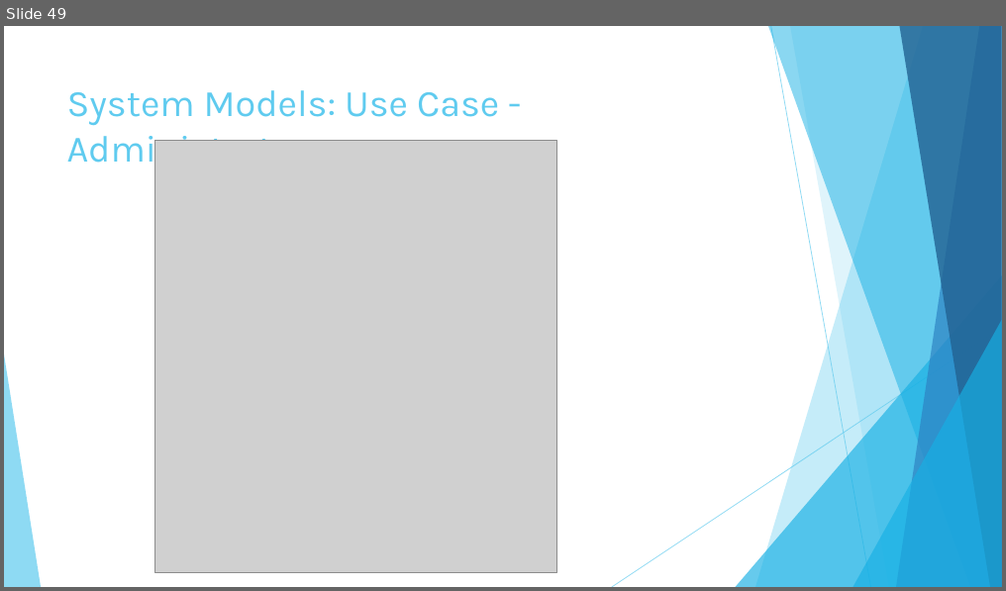
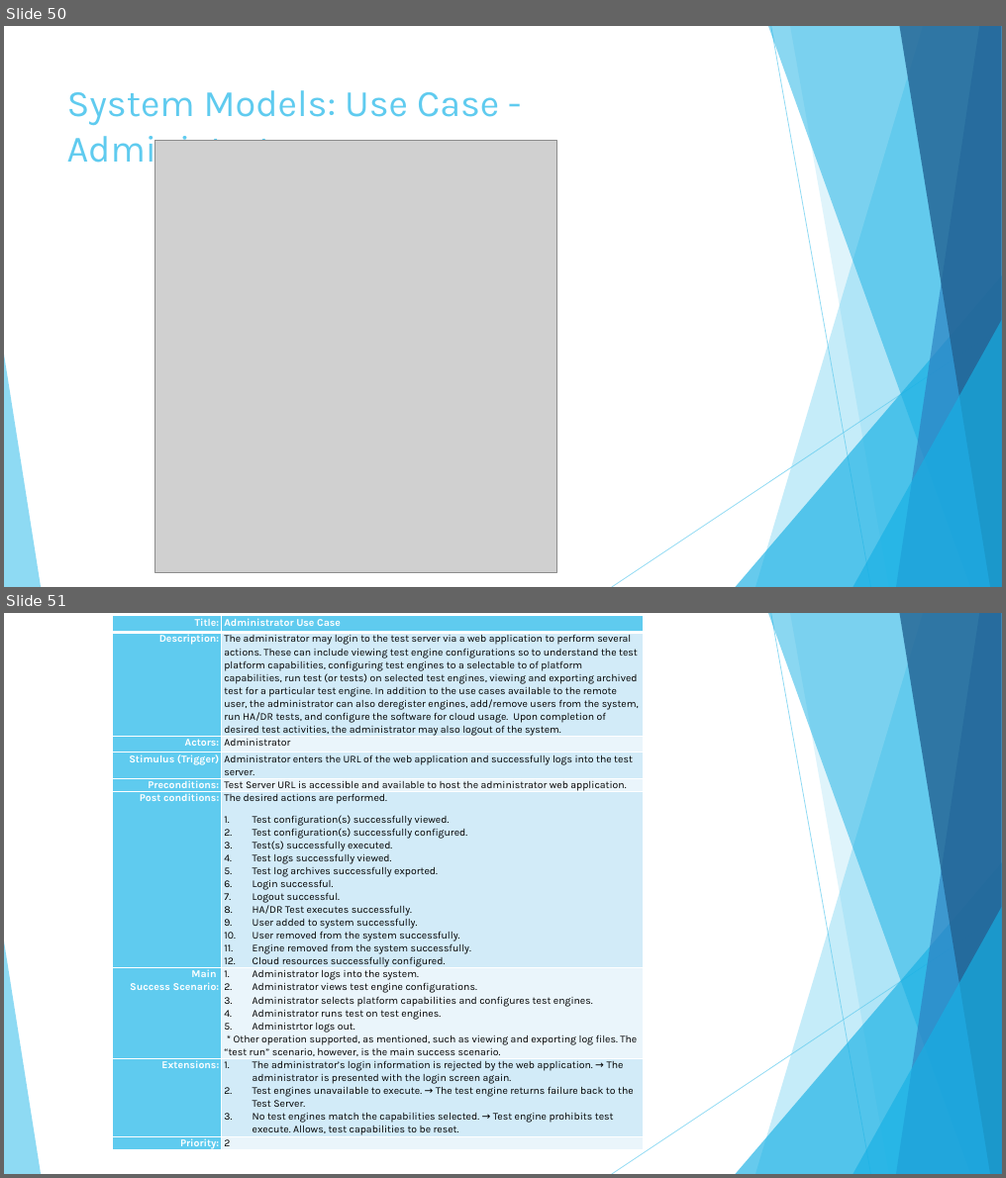
Before and after one commit to KodeFu/cse682, a slide deck: Test Framework Final Presentation.pptx. Shown one above the other, each under a label of ours: slide 49 before the commit, slides 50 and 51 after it. The pictures are 1006x591 and 1006x1178 pixels, drawn with LibreOffice and Linux fonts; fonts in the diff are those of the drawing; grey boxes stand for pictures. Boxes give left, top, right and bottom in pixels: in the first picture for what was removed or moved away, otherwise in the second. Text is boxed around its words. In the diff, an @@ line names an element or a change of style, - is before the commit and + after.

```diff
--- a/Test Framework Final Presentation.pptx
+++ b/Test Framework Final Presentation.pptx
@@ slide 51 added at <box>4,613,1002,1174</box>, background #FFFFFF; not listed: 10 template elements that a slide beside it also shows @@
@@ table added at <box>113,616,644,1160</box>, 9 rows, 2 columns @@
+Title: | Administrator Use Case
+Description: | The administrator may login to the test server via a web application to perform several actions. These can include viewing test engine configurations so to understand the test platform capabilities, configuring test engines to a selectable to of platform capabilities, run test (or tests) on selected test engines, viewing and exporting archived test for a particular test engine. In addition to the use cases available to the remote user, the administrator can also deregister engines, add/remove users from the system, run HA/DR tests, and configure the software for cloud usage. Upon completion of desired test activities, the administrator may also logout of the system.
+Actors: | Administrator
+Stimulus (Trigger) | Administrator enters the URL of the web application and successfully logs into the test server.
+Preconditions: | Test Server URL is accessible and available to host the administrator web application.
+Post conditions: | The desired actions are performed. / Test configuration(s) successfully viewed. / Test configuration(s) successfully configured. / Test(s) successfully executed. / Test logs successfully viewed. / Test log archives successfully exported. / Login successful. / Logout successful. / HA/DR Test executes successfully. / User added to system successfully. / User removed from the system successfully. / Engine removed from the system successfully. / Cloud resources successfully configured.
+Main Success Scenario: | Administrator logs into the system. / Administrator views test engine configurations. / Administrator selects platform capabilities and configures test engines. / Administrator runs test on test engines. / Administrtor logs out. / * Other operation supported, as mentioned, such as viewing and exporting log files. The “test run” scenario, however, is the main success scenario.
+Extensions: | The administrator’s login information is rejected by the web application. → The administrator is presented with the login screen again. / Test engines unavailable to execute. → The test engine returns failure back to the Test Server. / No test engines match the capabilities selected. → Test engine prohibits test execute. Allows, test capabilities to be reset.
+Priority: | 2
@@ what was slide 49 is now slide 50 @@
```
Also in this commit, not shown: 7 slides changed, 1 other slide added.
